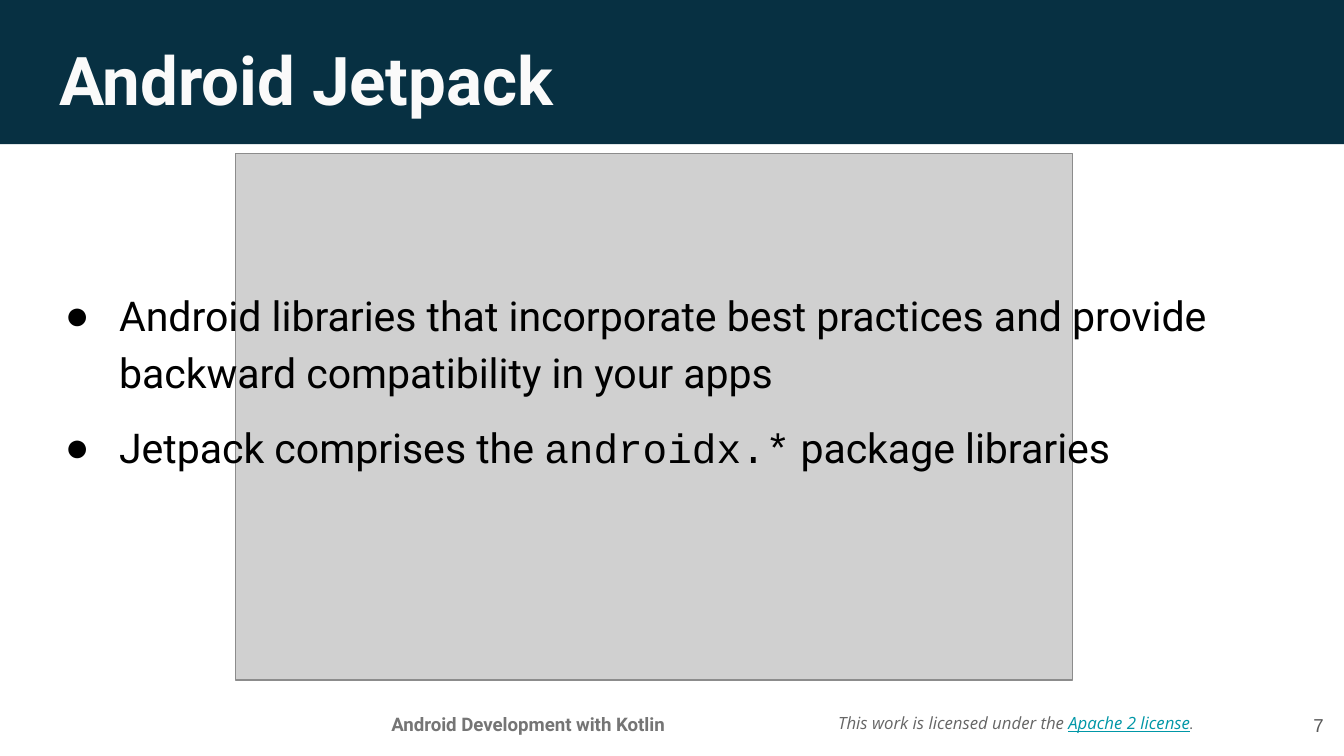
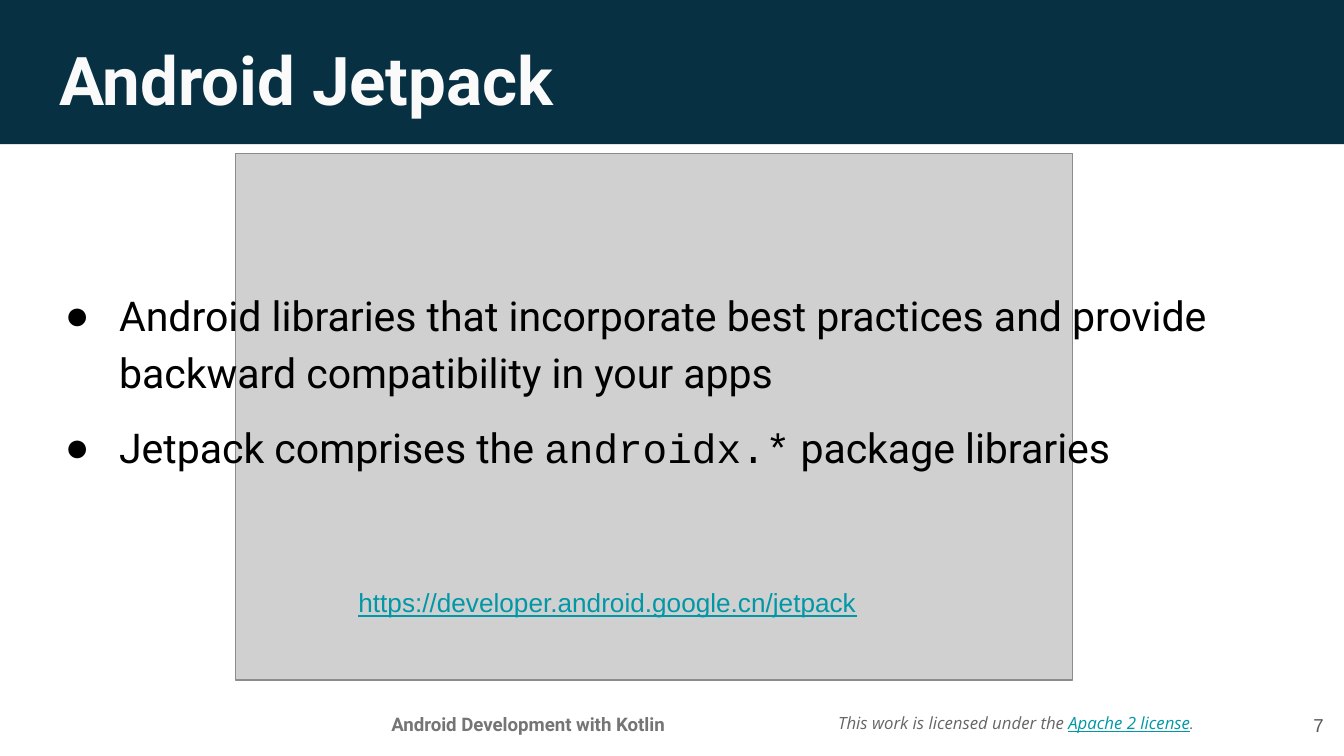
Before and after one commit to walkman617/AndroidDevKotlin, a slide deck: slide 7 of Unit3/Lesson 8 App architecture (UI Layer).pptx. Drawn at 1344x756 pixels with LibreOffice and Linux fonts; fonts in the diff are those of the drawing; grey boxes stand for pictures; background and template pictures are left out. Boxes give left, top, right and bottom in pixels: in the first picture for what was removed or moved away, otherwise in the second. Text is boxed around its words. In the diff, an @@ line names an element or a change of style, - is before the commit and + after.

```diff
--- a/Unit3/Lesson 8 App architecture (UI Layer).pptx
+++ b/Unit3/Lesson 8 App architecture (UI Layer).pptx
@@ text added at [358, 593, 855, 618], 14 pt, text #0097A7, underline @@
+https://developer.android.google.cn/jetpack
```
Also in this commit, not shown: 2 other slides changed, 7 slides added, 3 other files.
